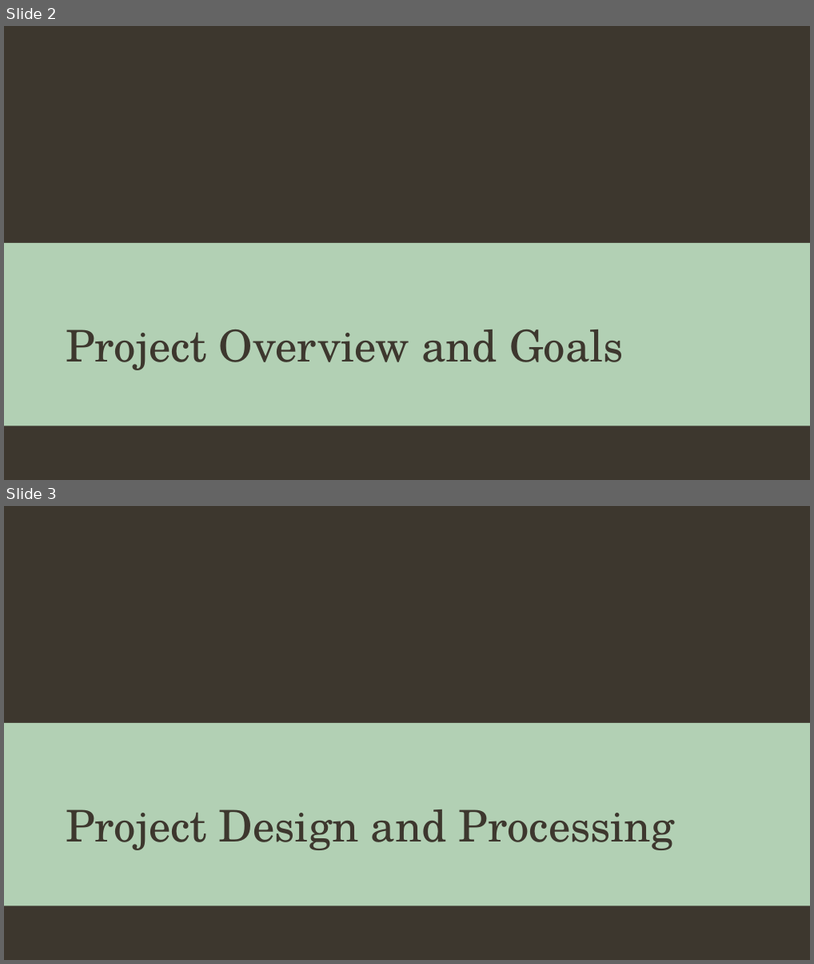
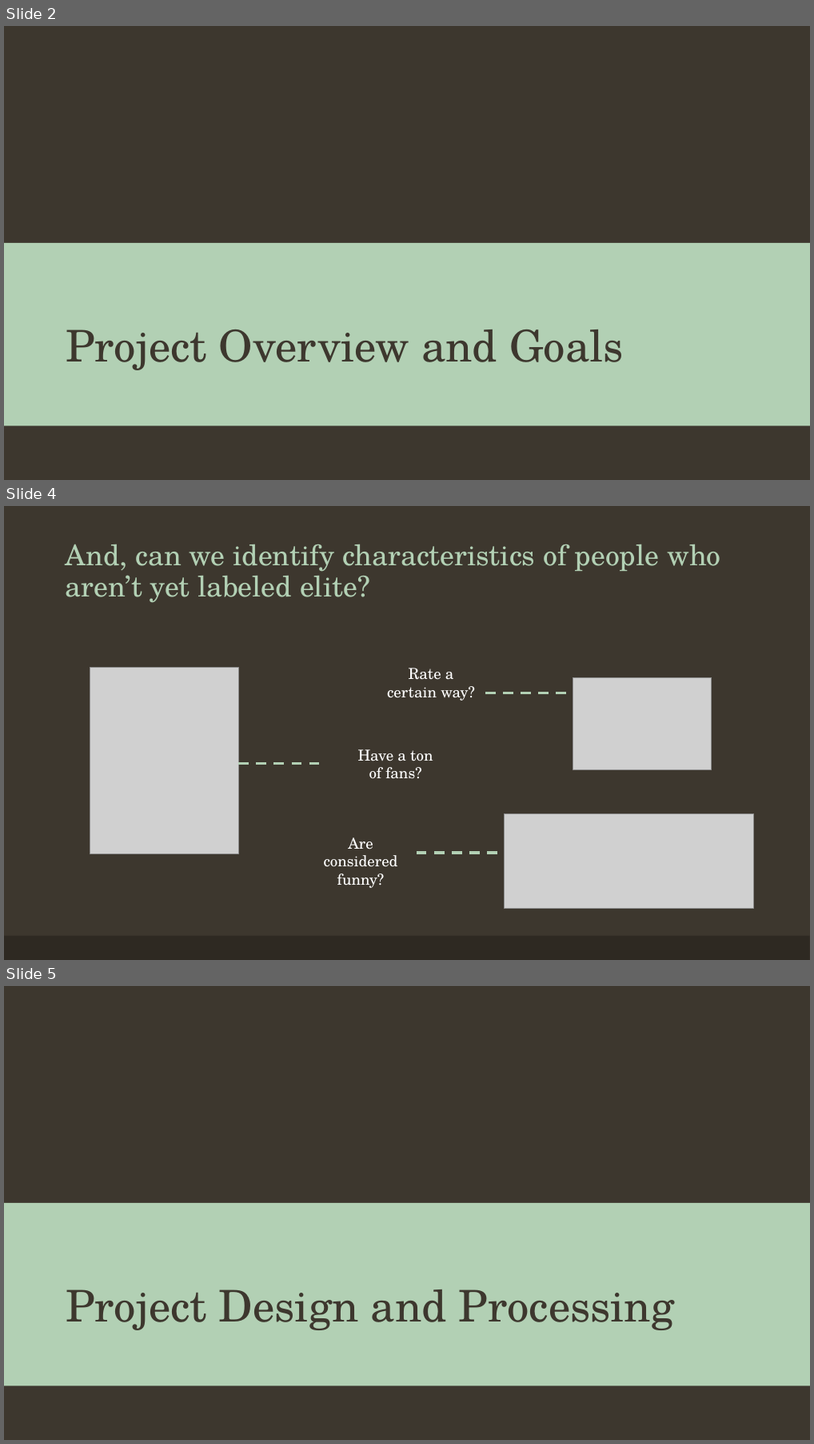
Before and after one commit to melissaaccorso/yelpelite, a slide deck: The Yelp Elite_Presentation.pptx. Shown one above the other, each under a label of ours: slides 2 and 3 before the commit, slides 2, 4 and 5 after it; the slides between them are not shown. The pictures are 814x964 and 814x1444 pixels, drawn with LibreOffice and Linux fonts; fonts in the diff are those of the drawing; grey boxes stand for pictures; background and template pictures are left out. Boxes give left, top, right and bottom in pixels: in the first picture for what was removed or moved away, otherwise in the second. Text is boxed around its words. In the diff, an @@ line names an element or a change of style, - is before the commit and + after.

```diff
--- a/The Yelp Elite_Presentation.pptx
+++ b/The Yelp Elite_Presentation.pptx
@@ slide 4 added at (x1=4, y1=506, x2=810, y2=960), background #3D372E @@
@@ title added at (x1=66, y1=544, x2=721, y2=603), 34 pt, text #B2D0B4 @@
+And, can we identify characteristics of people who aren’t yet labeled elite?
@@ picture added at (x1=90, y1=668, x2=238, y2=853) @@
@@ text added at (x1=387, y1=668, x2=475, y2=700), 18 pt, text #FFFFFF @@
+Rate a certain way?
@@ line added from (486, 692) to (574, 692), #B2D0B4 3 pt dashed @@
@@ picture added at (x1=574, y1=677, x2=712, y2=769) @@
@@ line added from (238, 764) to (326, 764), #B2D0B4 3 pt dashed @@
@@ text added at (x1=358, y1=749, x2=433, y2=779), 18 pt, text #FFFFFF @@
+Have a ton of fans?
@@ picture added at (x1=505, y1=813, x2=754, y2=908) @@
@@ text added at (x1=324, y1=837, x2=398, y2=888), 18 pt, text #FFFFFF @@
+Are considered funny?
@@ line added from (417, 852) to (505, 852), #B2D0B4 3 pt dashed @@
@@ rectangle added at (x1=4, y1=936, x2=810, y2=960), fill #2E2923 @@
@@ what was slide 3 is now slide 5 @@
```
Also in this commit, not shown: 5 other slides added, 11 slides removed, 11 other files.
